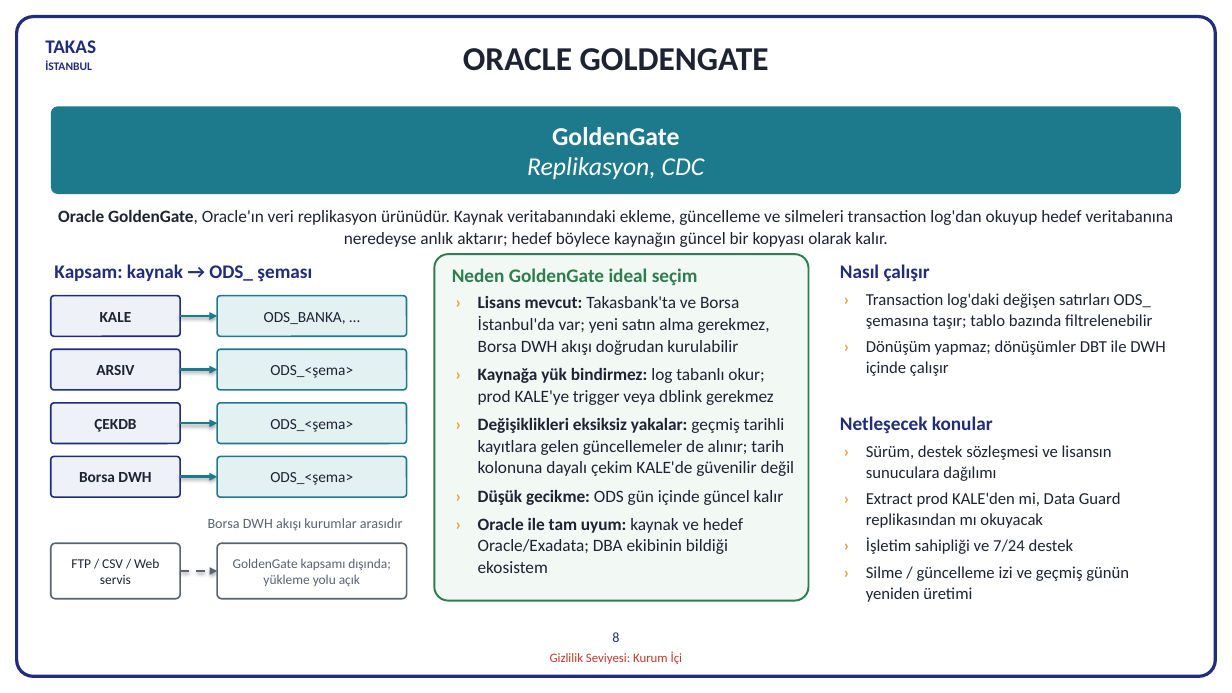
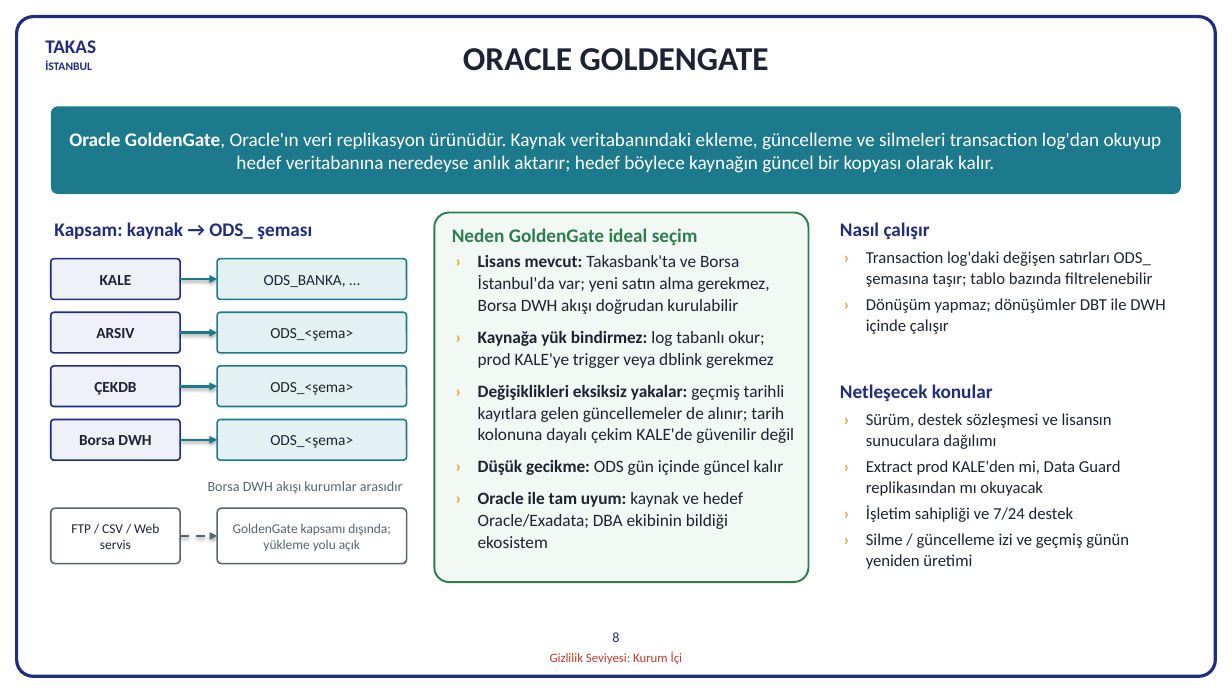
Before and after one commit to hanifidemirel0/Cursor-Projects, a slide deck: slide 8 of outputs/dwh-sunum-kasim-2026/5 - DWHSunum_Kasim2026.pptx. Drawn at 1232x693 pixels with LibreOffice and Linux fonts; fonts in the diff are those of the drawing. Boxes give left, top, right and bottom in pixels: in the first picture for what was removed or moved away, otherwise in the second. Text is boxed around its words. In the diff, an @@ line names an element or a change of style, - is before the commit and + after.

```diff
--- a/outputs/dwh-sunum-kasim-2026/5 - DWHSunum_Kasim2026.pptx
+++ b/outputs/dwh-sunum-kasim-2026/5 - DWHSunum_Kasim2026.pptx
@@ text in rounded rectangle at (69,132,1162,173): text changed; size 20 to 15 pt; italic off @@
-GoldenGate
-Replikasyon, CDC
+Oracle GoldenGate, Oracle'ın veri replikasyon ürünüdür. Kaynak veritabanındaki ekleme, güncelleme ve silmeleri transaction log'dan okuyup hedef veritabanına neredeyse anlık aktarır; hedef böylece kaynağın güncel bir kopyası olarak kalır.
@@ text removed at (58,210,1174,247) @@
-Oracle GoldenGate, Oracle'ın veri replikasyon ürünüdür. Kaynak veritabanındaki ekleme, güncelleme ve silmeleri transaction log'dan okuyup hedef veritabanına neredeyse anlık aktarır; hedef böylece kaynağın güncel bir kopyası olarak kalır.
@@ rounded rectangle: place and size @@
-rounded rectangle at (434,254,809,601)
+rounded rectangle at (434,213,809,582)
@@ text "› Lisans mevcut: Takasbank'ta ve ...": place and size @@
-text "› Lisans mevcut: Takasbank'ta ve ..." at (478,296,795,573)
+text "› Lisans mevcut: Takasbank'ta ve ..." at (478,255,795,548)
@@ text "› Lisans mevcut: Takasbank'ta ve ..." at (478,255,795,548): more space between paragraphs @@
@@ 4 texts: place and size @@
-4 texts at (54,264,1165,376)
+4 texts at (54,222,1165,334)
@@ arrow moved from (180, 477) - (217, 477) to (180, 279) - (217, 279) @@
@@ rounded rectangle "ODS_<şema>": place and size @@
-rounded rectangle "ODS_<şema>" at (217,457,407,497)
+rounded rectangle "ODS_<şema>" at (217,312,407,353)
@@ 3 arrows, 2 rounded rectangles: place and size @@
-3 arrows, 2 rounded rectangles at (180,316,407,444)
+3 arrows, 2 rounded rectangles at (180,333,407,460)
@@ text "› Sürüm, destek sözleşmesi ve ...": place and size @@
-text "› Sürüm, destek sözleşmesi ve ..." at (866,492,1129,602)
+text "› Sürüm, destek sözleşmesi ve ..." at (866,460,1129,569)
@@ 7 rounded rectangles, 2 texts, 1 arrow: place and size @@
-7 rounded rectangles, 2 texts, 1 arrow at (51,296,993,599)
+7 rounded rectangles, 2 texts, 1 arrow at (51,259,993,564)
```
Also in this commit, not shown: 2 other slides changed, 3 other files.
